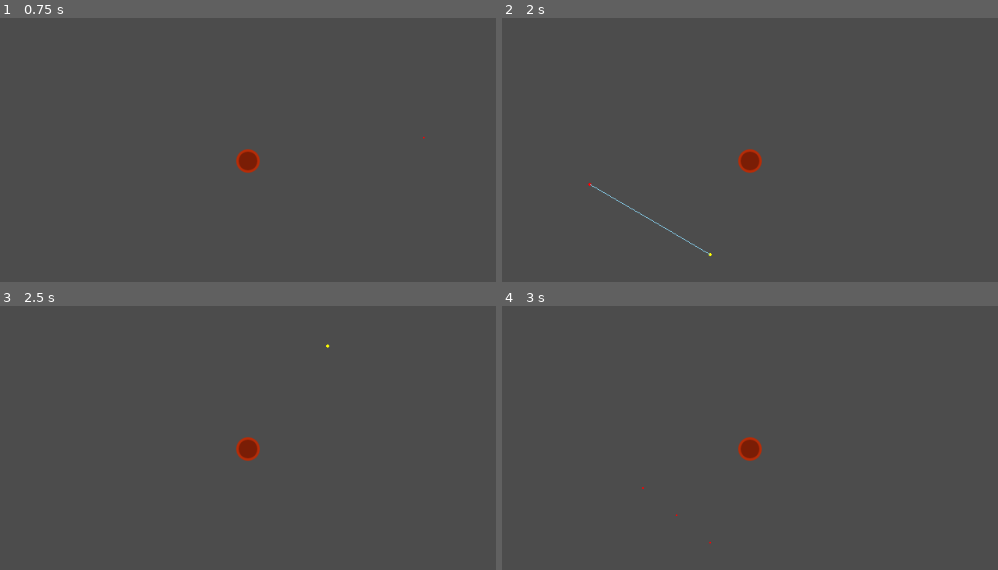
Above: before the commit, frames 1-4 (two rows, left to right).
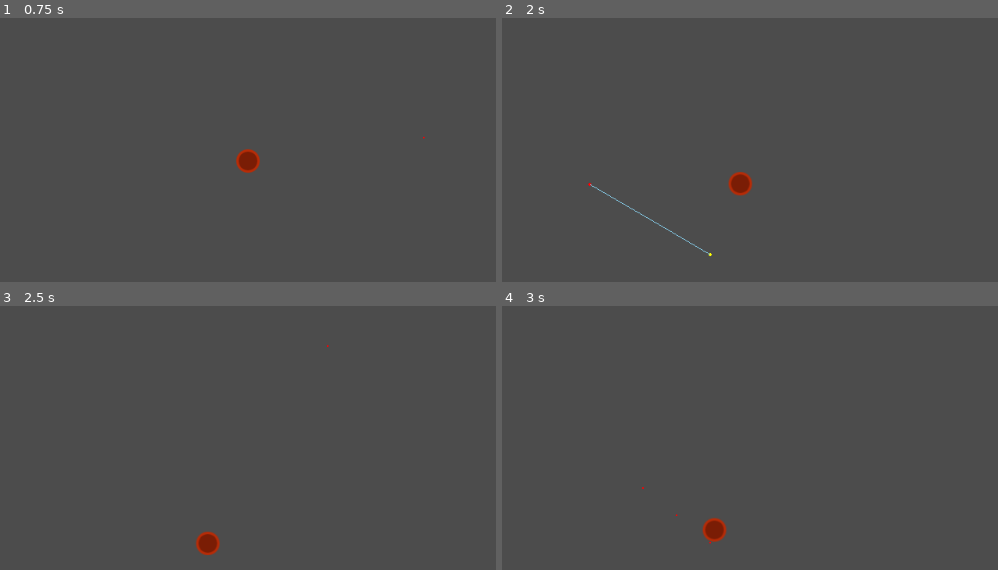
Above: after the commit, the same moments.

Repository: GDQuest/godot-steering-ai-framework
Game: Godot game, scene res://demos/FollowPath/FollowPathDemo.tscn
The game is run twice, just before and just after one commit, with the same random seed, the same clock (stepped at 60 frames per second) and the same inputs. The project has no main scene, so this scene is started directly.
Inputs (mouse positions are in pixels of both pictures, inside the frame that each line leads up to):
- Up to frame 1 (0.75 s): tap Enter at 0.5 s; move the mouse to (421, 136) at 0.52 s; hold D (sf_right) from 0.53 s (still down); click (421, 136) at 0.67 s
- Up to frame 2 (2 s): release D (sf_right) at 1.25 s; tap Space at 1.25 s; drag from (591, 184) to (710, 255) at 1.27 s
- Up to frame 3 (2.5 s): move the mouse to (327, 345) at 2.02 s; hold D (sf_right) from 2.03 s (still down); click (327, 345) at 2.17 s
- Up to frame 4 (3 s): release D (sf_right) at 2.75 s; drag from (710, 543) to (511, 379) at 2.77 s

Frame 1 is identical in both runs. In frame 2, 0.7% of the frame differs, in the area x 45-53%, y 49-68%; in frame 3, 0.7%, in the area x 39-67%, y 14-95%; in frame 4, 0.7%.
Error before the commit: Division By Zero in operator '/'. (res://src/GSTPath.gd:98)

Commit message:
Fix divide by 0 bug in FollowPath demo

Diff:
--- a/project/demos/FollowPath/Drawer.gd
+++ b/project/demos/FollowPath/Drawer.gd
@@ -22,7 +22,8 @@
 			update()
 		elif not event.pressed:
 			drawing = false
-			_simplify()
+			if active_points.size() >= 2:
+				_simplify()
 
 
 func _draw() -> void:
